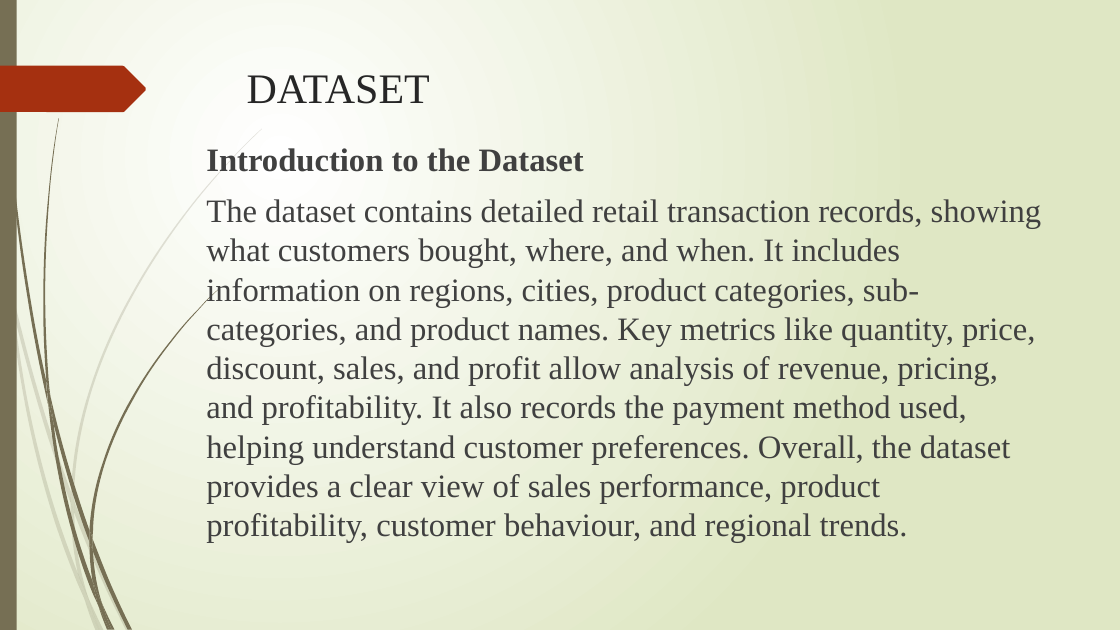
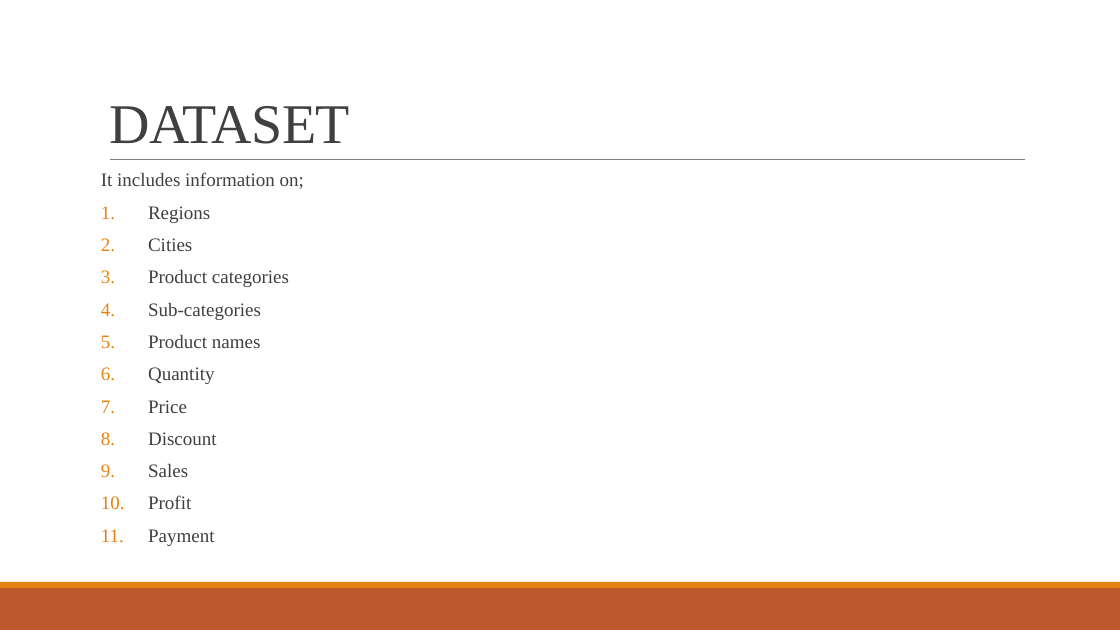
Before and after one commit to raphaelayerteyfloku1-bot/retail-sales-data-analysis, a slide deck: slide 4 of presentation.pptx (slide 3 before the commit). Drawn at 1120x630 pixels with LibreOffice and Linux fonts; fonts in the diff are those of the drawing. Boxes give left, top, right and bottom in pixels: in the first picture for what was removed or moved away, otherwise in the second. Text is boxed around its words. In the diff, an @@ line names an element or a change of style, - is before the commit and + after.

```diff
--- a/presentation.pptx
+++ b/presentation.pptx
@@ background gradient #FFFFFF to #DFE8C4 to #FFFFFF @@
@@ rectangle removed at <box>0,0,17,630</box> @@
@@ title "DATASET": place and size @@
-title "DATASET" at <box>247,75,430,104</box>
+title "DATASET" at <box>109,106,350,144</box>
@@ title "DATASET" at <box>109,106,350,144</box>: size 36 to 48 pt, text colour #262626 to #404040, letter spacing 0 to -0.5 pt; line spacing 1 to 0.85; vertical alignment top to bottom @@
@@ freeform shape removed at <box>0,66,146,112</box> @@
@@ text at <box>101,172,304,546</box>: text changed; size 28 to 16.3 pt @@
-Introduction to the Dataset
-The dataset contains detailed retail transaction records, showing what customers bought, where, and when. It includes information on regions, cities, product categories, sub-categories, and product names. Key metrics like quantity, price, discount, sales, and profit allow analysis of revenue, pricing, and profitability. It also records the payment method used, helping understand customer preferences. Overall, the dataset provides a clear view of sales performance, product profitability, customer behaviour, and regional trends.
+It includes information on;
+1. Regions
+2. Cities
+3. Product categories
+4. Sub-categories
+5. Product names
+6. Quantity
+7. Price
+8. Discount
+9. Sales
+10. Profit
+11. Payment
@@ line added from (110, 160) to (1026, 160), #808080 0.5 pt @@
@@ rectangle added at <box>0,588,1120,630</box>, fill #BD582C @@
@@ rectangle added at <box>0,582,1120,588</box>, fill #E48312 @@
@@ group removed at <box>0,129,262,630</box>: 10 freeform shapes @@
@@ group removed at <box>3,0,218,630</box>: 12 freeform shapes @@
```
Also in this commit, not shown: 20 other slides changed, 6 slides added, 2 slides removed.
